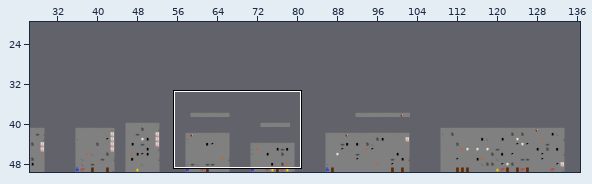
Tiled map, stored at docs/Nivel2RE.tmx. The picture above shows the old version from afar; the outline marks the close-up.
Close-up. Before:
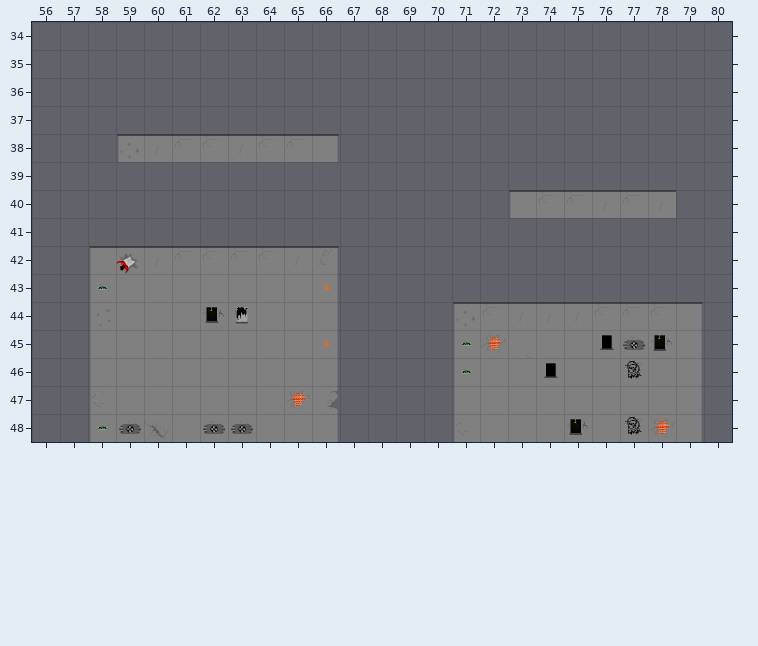
Cells are 64x64 px. Shown: x 56..80, y 34..48. The commit also changed other parts of the map, which this record leaves out.
After:
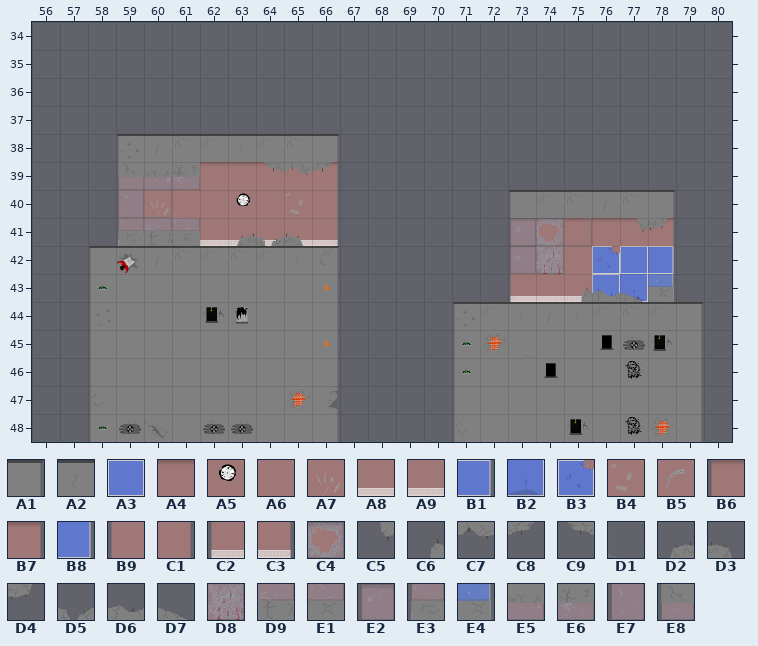
Key: from "tileset2": A1 2, A2 9; from "tilesetB2": A3 0, A4 5, A5 12, A6 13, A7 19, A8 21, A9 22, B1 25, B2 27, B3 28, B4 30, B5 31, B6 34, B7 35, B8 41, B9 42, C1 43, C2 50, C3 51; from "tilesetF2": C4 3, C5 4, C6 4 flipped up-down, C7 6, C8 7, C9 7 flipped left-right, D1 11, D2 12, D3 12 flipped left-right, D4 12 turned 180, D5 13, D6 14, D7 15, D8 19, D9 21, E1 22, E2 24, E3 26, E4 27, E5 29, E6 30, E7 32, E8 34.
__ is an empty cell.
See-through tiles are keyed as they look on the map.
Diff:
{"where": "layer \"layerB\""}
{"y":39,"x":59,"old":"__ __ __ __ __ __ __ __","new":"B6 A4 A4 A4 A4 A4 A4 B7"}
{"y":40,"x":59,"old":"__ __ __ __ __ __ __ __","new":"B9 A7 A6 A6 A5 A6 B4 C1"}
{"y":41,"x":59,"old":"__ __ __ __ __ __ __ __","new":"C2 A8 A8 A8 A8 A8 A8 C3"}
{"y":41,"x":73,"old":"__ __ __ __ __ __","new":"B6 A4 A4 A4 A4 B7"}
{"y":42,"x":73,"old":"__ __ __ __ __ __","new":"B9 B5 A6 B3 A3 B1"}
{"y":43,"x":73,"old":"__ __ __ __ __ __","new":"C2 A9 A9 A3 B2 B8"}
{"where": "layer \"layer\""}
{"y":40,"x":78,"old":"A2","new":"A1"}
{"where": "layer \"layerF\""}
{"y":39,"x":59,"old":"__ __ __","new":"E8 E5 E6"}
{"y":39,"x":64,"old":"__ __ __","new":"C9 C7 C8"}
{"y":40,"x":59,"old":"__ __","new":"E7 D1"}
{"y":41,"x":59,"old":"__ __ __","new":"E3 D9 E1"}
{"y":41,"x":63,"old":"__ __ __","new":"D2 D5 D3"}
{"y":41,"x":73,"old":"__ __ __","new":"E2 C4 D1"}
{"y":41,"x":77,"old":"__ __","new":"C5 D4"}
{"y":42,"x":73,"old":"__ __","new":"E2 D8"}
{"y":43,"x":75,"old":"__ __ __ __","new":"C6 D6 D7 E4"}
